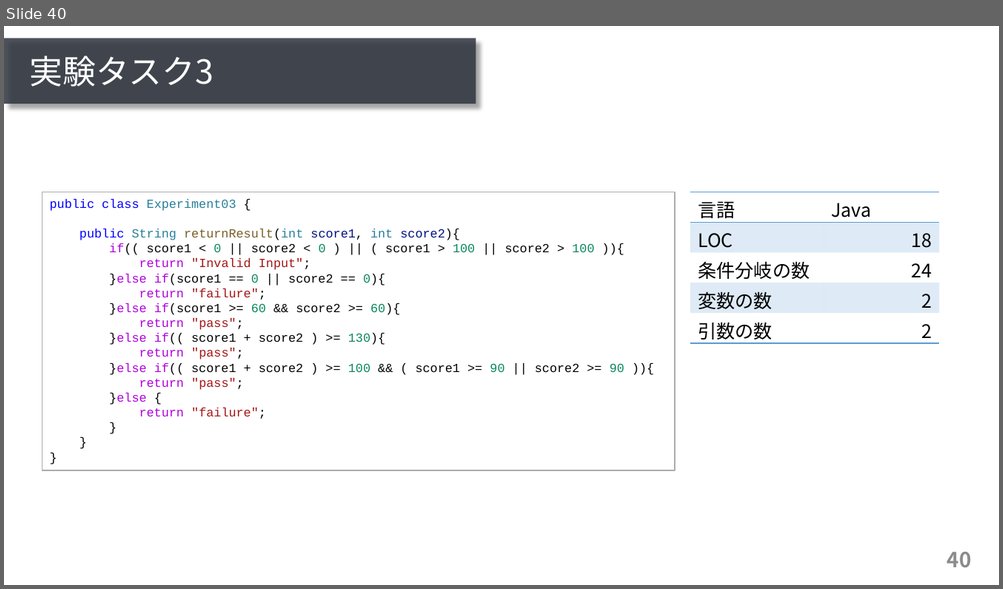
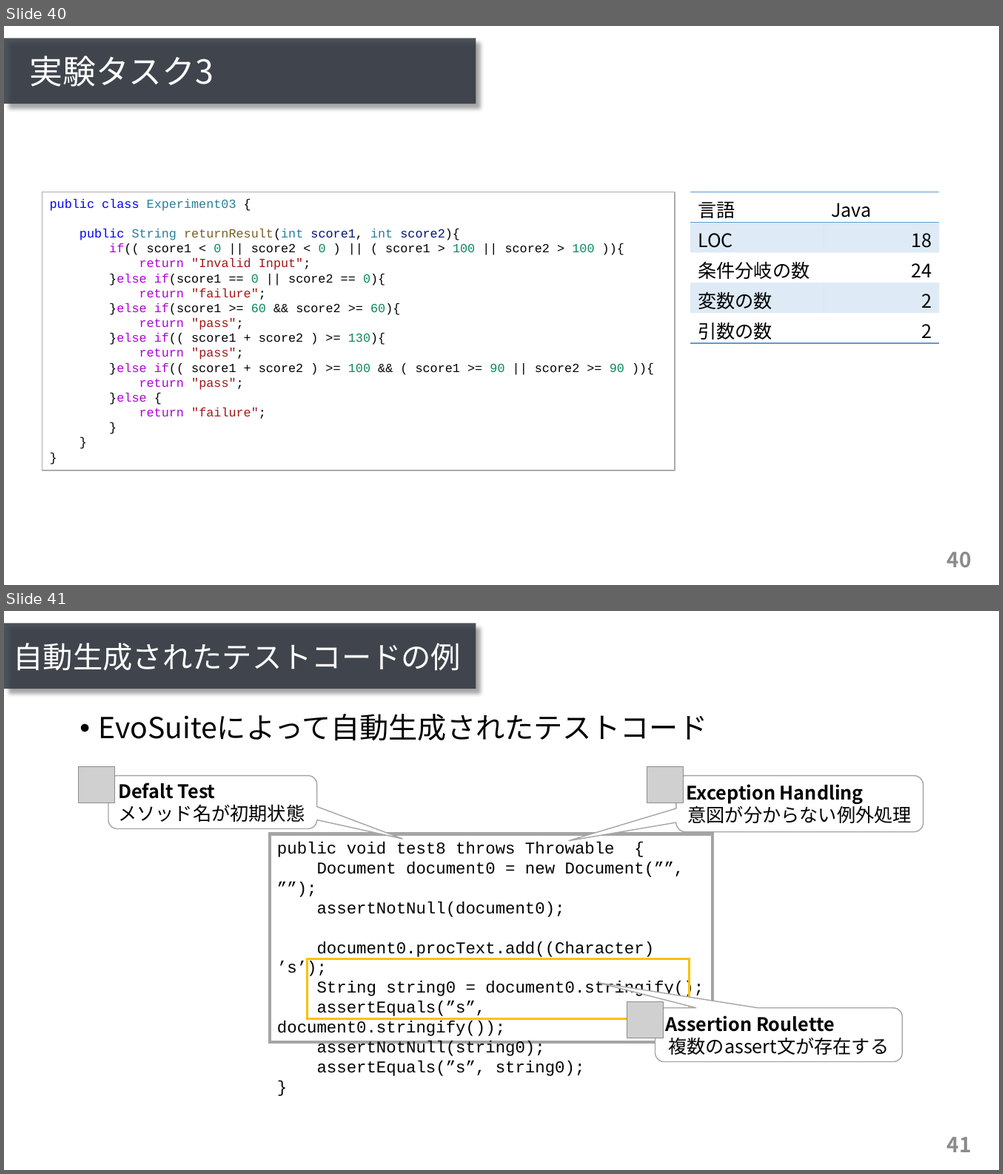
Before and after one commit to ryosuke-ku/mthesis2020-pre, a slide deck: presentation_kurachi.pptx. Shown one above the other, each under a label of ours: slide 40 before the commit, slides 40 and 41 after it. The pictures are 1003x589 and 1003x1174 pixels, drawn with LibreOffice and Linux fonts; fonts in the diff are those of the drawing; grey boxes stand for pictures. Boxes give left, top, right and bottom in pixels: in the first picture for what was removed or moved away, otherwise in the second. Text is boxed around its words. In the diff, an @@ line names an element or a change of style, - is before the commit and + after.

```diff
--- a/presentation_kurachi.pptx
+++ b/presentation_kurachi.pptx
@@ slide 41 added at (4, 611, 999, 1170), background #FFFFFF; not listed: 2 template elements that a slide beside it also shows @@
@@ title added at (14, 643, 461, 671), 28.8 pt, text #FFFFFF @@
+自動生成されたテストコードの例
@@ text added at (99, 714, 708, 741), 28 pt, text #000000 @@
+• EvoSuiteによって自動生成されたテストコード
@@ picture added at (79, 767, 115, 803) @@
@@ rounded speech box added at (108, 776, 317, 829), fill #FFFFFF, outline #A5A5A5 1 pt, 18 pt, text #000000, bold @@
+Defalt Test
+メソッド名が初期状態
@@ picture added at (647, 767, 684, 803) @@
@@ rounded speech box added at (676, 776, 923, 832), fill #FFFFFF, outline #A5A5A5 1 pt, 18 pt, text #000000, bold @@
+Exception Handling
+意図が分からない例外処理
@@ rectangle added at (270, 834, 712, 1042), fill #FFFFFF, outline #A5A5A5 3 pt, 16 pt, text #000000 @@
+public void test8 throws Throwable {
+Document document0 = new Document(””, ””);
+assertNotNull(document0);
+document0.procText.add((Character) ’s’);
+String string0 = document0.stringify();
+assertEquals(”s”, document0.stringify());
+assertNotNull(string0);
+assertEquals(”s”, string0);
+}
@@ rectangle added at (307, 959, 689, 1019), outline #FFC000 2.25 pt @@
@@ picture added at (626, 1002, 663, 1039) @@
@@ rounded speech box added at (655, 1008, 902, 1062), fill #FFFFFF, outline #A5A5A5 1 pt, 18 pt, text #000000, bold @@
+Assertion Roulette
+複数のassert文が存在する
```
Also in this commit, not shown: 1 slide changed.
